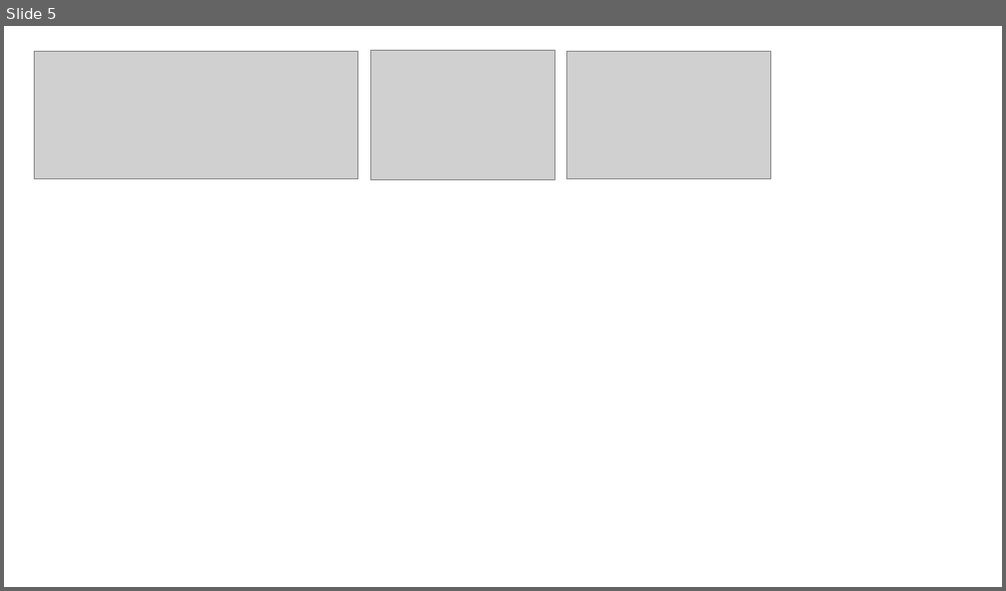
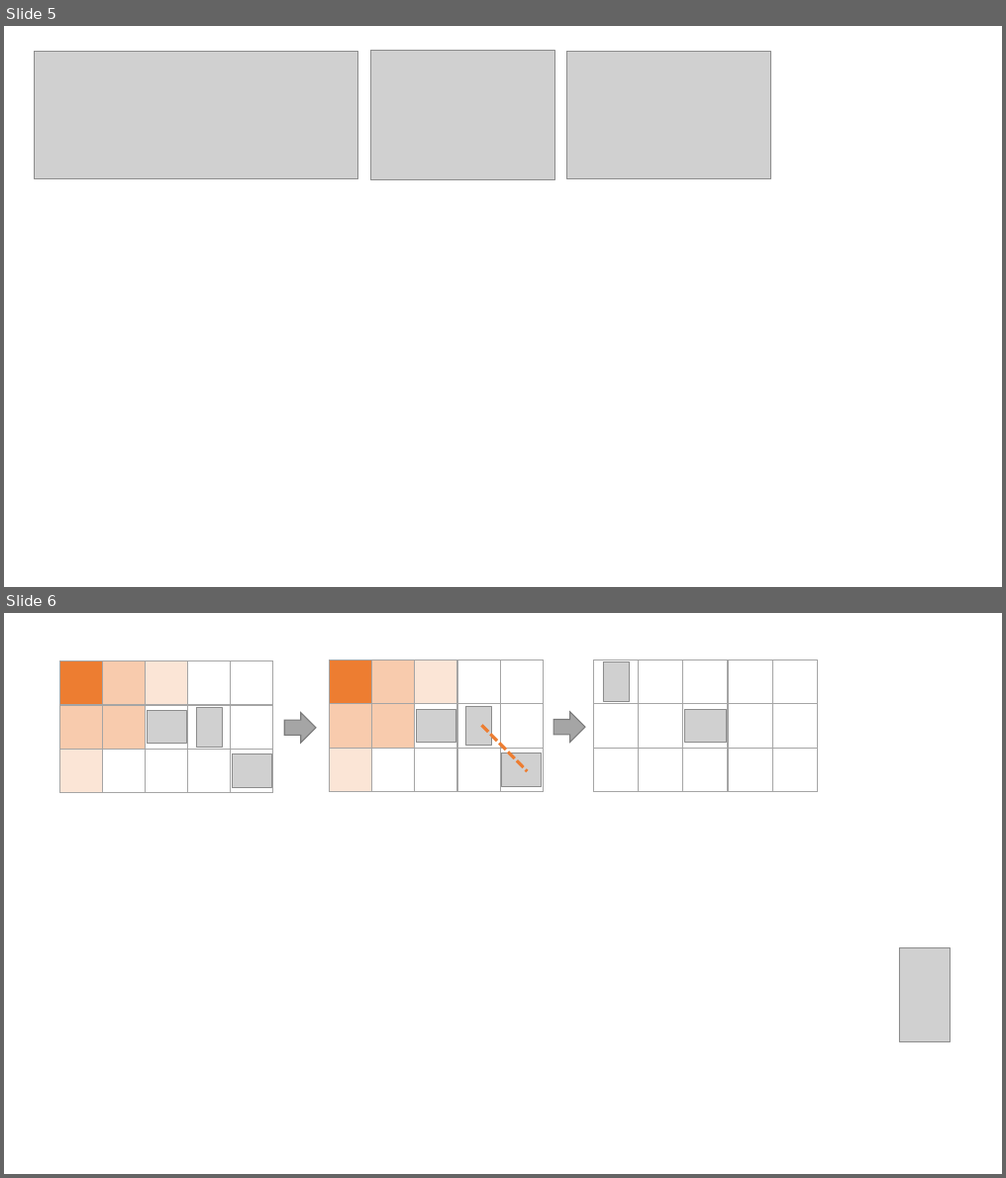
Before and after one commit to xz3030/xz3030.github.io, a slide deck: source/raw_images/distribute1.pptx. Shown one above the other, each under a label of ours: slide 5 before the commit, slides 5 and 6 after it. The pictures are 1006x591 and 1006x1178 pixels, drawn with LibreOffice and Linux fonts; fonts in the diff are those of the drawing; grey boxes stand for pictures. Boxes give left, top, right and bottom in pixels: in the first picture for what was removed or moved away, otherwise in the second. Text is boxed around its words. In the diff, an @@ line names an element or a change of style, - is before the commit and + after.

```diff
--- a/source/raw_images/distribute1.pptx
+++ b/source/raw_images/distribute1.pptx
@@ slide 6 added at (4,613,1002,1174), background #FFFFFF @@
@@ group added at (594,661,818,792): 15 rectangles, 2 pictures @@
@@ group added at (60,661,273,793): 15 rectangles, 3 pictures @@
@@ right arrow added at (285,713,316,743), fill #A5A5A5, outline #7A7A7A 1 pt @@
@@ group added at (330,661,543,792): 15 rectangles, 3 pictures @@
@@ line added from (481, 725) to (528, 771), #ED7D31 3 pt dashed @@
@@ right arrow added at (553,712,585,742), fill #A5A5A5, outline #7A7A7A 1 pt @@
@@ picture added at (899,948,950,1042) @@
```
Also in this commit, not shown: 1 slide removed, 8 other files.
